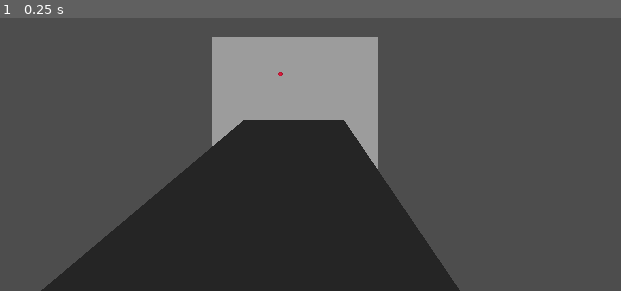
Above: before the commit, frame 1.
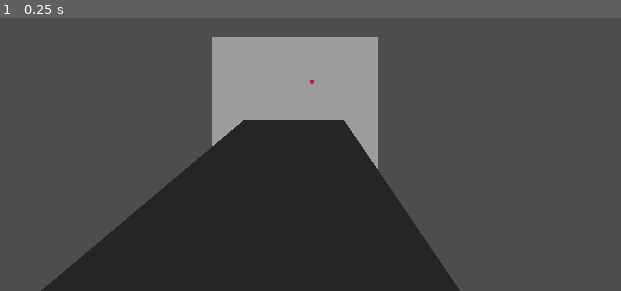
Above: after the commit, the same moment.

Repository: XSnipinblazeX/Godot-Ballistics
Game: Godot game, scene res://MsinScene.tscn
The game is run twice, just before and just after one commit, with the same random seed, the same clock (stepped at 60 frames per second) and the same inputs.
Inputs:
- Up to frame 1 (0.25 s): no input

The runs differ from the first frame. In frame 1, less than 0.1% of the frame differs, in the area x 44-51%, y 19-25%.

Commit message:
Update BallisticMovemnt.gd
Signed-off-by: XSnipinblazeX <91927524+XSnipinblazeX@users.noreply.github.com>

Diff:
--- a/Ballistics/BallisticMovemnt.gd
+++ b/Ballistics/BallisticMovemnt.gd
@@ -27,93 +27,91 @@
 var time_step = 0.1
 
 func _ready():
-	velocity = iV * direction
-	lastPos = global_transform.origin
-	Active = false
-	compute_delta_velocities()
+    velocity = iV * direction
+    lastPos = global_transform.origin
+    Active = false
+    compute_delta_velocities()
 
 func compute_delta_velocities():
-	var current_velocity = velocity
-	for t in range(0, int(max_time / time_step)):
-		var delta_time = t * time_step
-		var previous_velocity = current_velocity
-		current_velocity = Move(lastPos, current_velocity, delta_time, false, true)
+    var current_velocity = velocity
+    for t in range(0, int(max_time / time_step)):
+        var delta_time = t * time_step
+        var previous_velocity = current_velocity
+        current_velocity = Move(lastPos, current_velocity, delta_time, false, true)
 
-		# Calculate change in velocity (negative because we want to subtract from initial velocity)
-		var delta_velocity = previous_velocity - current_velocity
-		velocity = current_velocity
+        # Calculate change in velocity (negative because we want to subtract from initial velocity)
+        var delta_velocity = previous_velocity - current_velocity
+        velocity = current_velocity
 
-		# Calculate Magnus force at this time
-		var magnus_force = Magnus(current_velocity)
-		magnus_data.append({
-			"time": delta_time,
-			"magnus_force": magnus_force
-		})
+        # Calculate Magnus force at this time
+        var magnus_force = Magnus(current_velocity)
+        magnus_data.append({
+            "time": delta_time,
+            "magnus_force": magnus_force
+        })
 
-		delta_velocity_data.append({
-			"time": delta_time,
-			"delta_velocity": delta_velocity
-		})
-	velocity = iV * direction
-	Active = true
+        delta_velocity_data.append({
+            "time": delta_time,
+            "delta_velocity": delta_velocity
+        })
+    velocity = iV * direction
+    Active = true
 
 func get_delta_velocity_at_time(target_time):
-	for data in delta_velocity_data:
-		if data["time"] >= target_time:
-			return data["delta_velocity"]
-	return delta_velocity_data[-1]["delta_velocity"] if delta_velocity_data.size() > 0 else Vector3.ZERO
+    for data in delta_velocity_data:
+        if data["time"] >= target_time:
+            return data["delta_velocity"]
+    return delta_velocity_data[-1]["delta_velocity"] if delta_velocity_data.size() > 0 else Vector3.ZERO
 
 func get_magnus_force_at_time(target_time):
-	for data in magnus_data:
-		if data["time"] >= target_time:
-			return data["magnus_force"]
-	return magnus_data[-1]["magnus_force"] if magnus_data.size() > 0 else Vector3.ZERO
+    for data in magnus_data:
+        if data["time"] >= target_time:
+            return data["magnus_force"]
+    return magnus_data[-1]["magnus_force"] if magnus_data.size() > 0 else Vector3.ZERO
 
 func Magnus(_velocity):
-	var velocity_length = 2 * _velocity.length()
-	if velocity_length > 0:
-		return (spin.cross(_velocity)).normalized() * (spin.length() * rps * Dia / (mass * velocity_length))
-	return Vector3.ZERO
+    var magnus_force = (spin * rps) * (Dia / 2) / (mass * (_velocity.length() * 2))
+    return magnus_force
 
 func Spin(delta):
-	var angDrag = -angDamp * spin * (Dia / 2)
-	var torque = -(Dia / 2) * angDrag
-	if spin.length() < 0:
-		torque *= -1
-	var angAccel = torque / MoI
-	spin -= angAccel * delta
+    var angDrag = -angDamp * spin * (Dia / 2)
+    var torque = -(Dia / 2) * angDrag
+    if spin.length() < 0:
+        torque *= -1
+    var angAccel = torque / MoI
+    spin -= angAccel * delta
 
 func Move(pos, _velocity, delta, returnNewPos=false, force=false):
-	_velocity.y += GRAV * delta * c
+    _velocity.y += GRAV * delta * c
 
-	var drag_force = airRes * _velocity.length_squared() * linDamp
-	_velocity -= _velocity.normalized() * drag_force * delta
+    var drag_force = airRes * _velocity.length_squared() * linDamp
+    _velocity -= _velocity.normalized() * drag_force * delta
 
-	return _velocity
+    return _velocity
 
 func _physics_process(delta):
-	if Active:
-		current_time += delta
+    if Active:
+        current_time += delta
 
-		# Get delta velocity change for current time
-		var delta_velocity_at_time = get_delta_velocity_at_time(current_time)
-		var magnus_force_at_time = get_magnus_force_at_time(current_time) * current_time
-		if delta_velocity_at_time:
-			# Update the velocity based on the change
-			velocity -= delta_velocity_at_time * time_step
+        # Get delta velocity change for current time
+        var delta_velocity_at_time = get_delta_velocity_at_time(current_time)
+        var magnus_force_at_time = get_magnus_force_at_time(current_time) * current_time
+        if delta_velocity_at_time:
+            # Update the velocity based on the change
+            velocity -= delta_velocity_at_time * time_step
 
-			# Move the object
-			global_transform.origin += (velocity + magnus_force_at_time) * delta
-			lastPos = global_transform.origin
-			Spin(delta)
+            # Move the object
+            global_transform.origin += (velocity + magnus_force_at_time) * delta
+            lastPos = global_transform.origin
+            Spin(delta)
 
-			# Debug output
-			print("Time: ", current_time, " Velocity: ", velocity, " Position: ", global_transform.origin)
+            # Debug output
+            print("Time: ", current_time, " Velocity: ", velocity, " Position: ", global_transform.origin)
 
-			# Optionally: Print Magnus force for debugging
+            # Optionally: Print Magnus force for debugging
 
-			print("Magnus Force at Time ", current_time, ": ", magnus_force_at_time)
+            print("Magnus Force at Time ", current_time, ": ", magnus_force_at_time)
 
-		# Optional: Stop simulation after the lifetime ends
-		if current_time > max_time:
-			Active = false
+        # Optional: Stop simulation after the lifetime ends
+        if current_time > max_time:
+            Active = false
